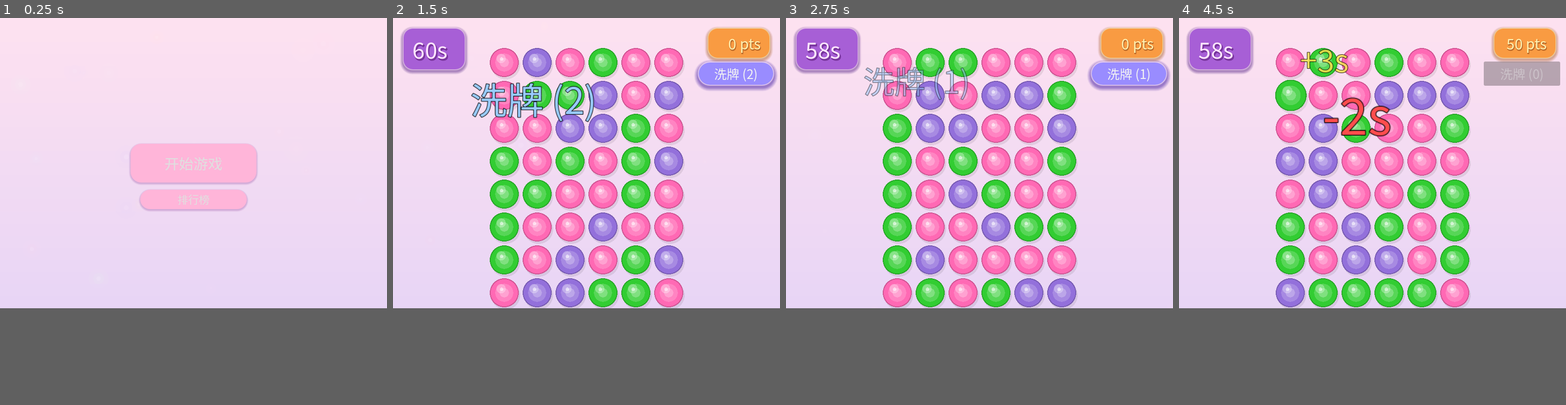
Above: before the commit, frames 1-4 (left to right).
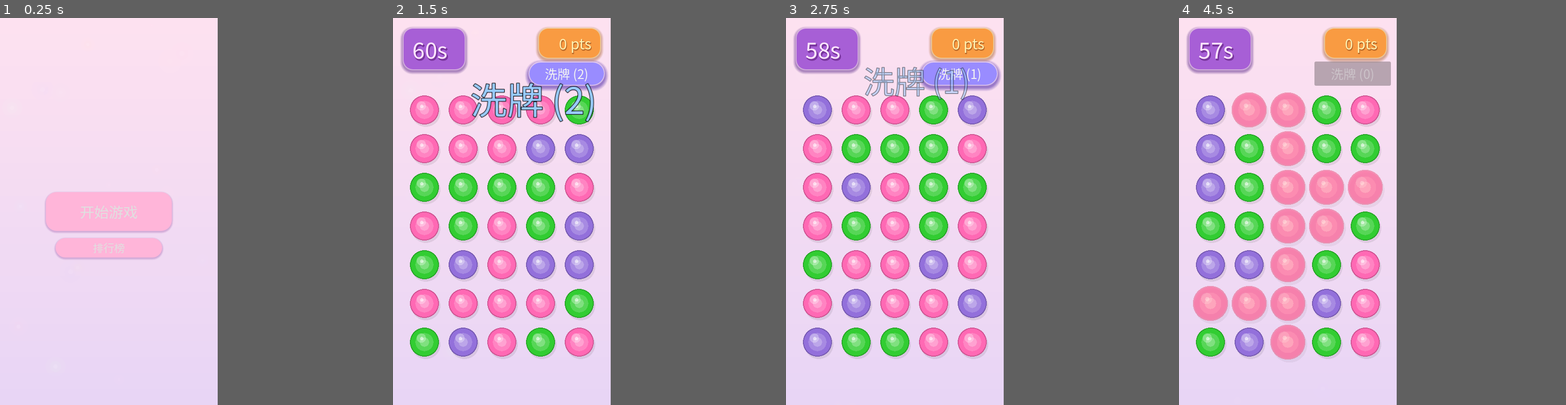
Above: after the commit, the same moments.

Repository: a812358816/bubble-match
Game: Godot game, scene res://main.tscn
The game is run twice, just before and just after one commit, with the same random seed, the same clock (stepped at 60 frames per second) and the same inputs.
Inputs (mouse positions are in pixels of both pictures, inside the frame that each line leads up to):
- Up to frame 1 (0.25 s): no input
- Up to frame 2 (1.5 s): click "开始游戏" at 0.5 s; click "洗牌 (3)" at 1.25 s
- Up to frame 3 (2.75 s): click "洗牌 (2)" at 2 s
- Up to frame 4 (4.5 s): click "洗牌 (1)" at 2.75 s; move the mouse to (1291, 60) at 3.52 s; click (1291, 60) at 3.67 s; move the mouse to (1291, 95) at 4.27 s; click (1291, 95) at 4.42 s
In our replay, the window is 800x600 before the commit and 450x800 after it. These sizes can differ from the game's own. Grey fills any space a smaller window leaves; there, only what the larger window draws over its background counts as a difference.

The runs differ from the first frame. In frame 1, 8.5% of the frame differs, in the area x 11-67%, y 32-63%; in frame 2, 55%; in frame 3, 56%; in frame 4, 58%, in the area x 3-100%, y 0-89%.

Commit message:
视口改为手机竖屏 720×1280 + 网格 5×7 游戏区扩大 3x
- 视口 1200×900→720×1280（手机优先竖屏）
- 网格 6×8→5×7（球更大 + 占屏 98%宽 77%高）
- max_bubble 450→500（竖屏球体更大）

Diff:
--- a/project.godot
+++ b/project.godot
@@ -22,8 +22,8 @@
 
 [display]
 
-window/size/viewport_width=1200
-window/size/viewport_height=900
+window/size/viewport_width=720
+window/size/viewport_height=1280
 window/stretch/mode="2d"
 
 [physics]
--- a/src/gameplay/bubble_match.gd
+++ b/src/gameplay/bubble_match.gd
@@ -7,9 +7,9 @@
 
 const BUBBLE_SCENE := preload("res://src/gameplay/bubble.tscn")
 
-@export var grid_cols: int = 6
-@export var grid_rows: int = 8
-@export var max_bubble_size: float = 450.0
+@export var grid_cols: int = 5
+@export var grid_rows: int = 7
+@export var max_bubble_size: float = 500.0
 @export var min_bubble_size: float = 60.0
 @export var min_match: int = 3
 @export var offset_x: float = 8.0
